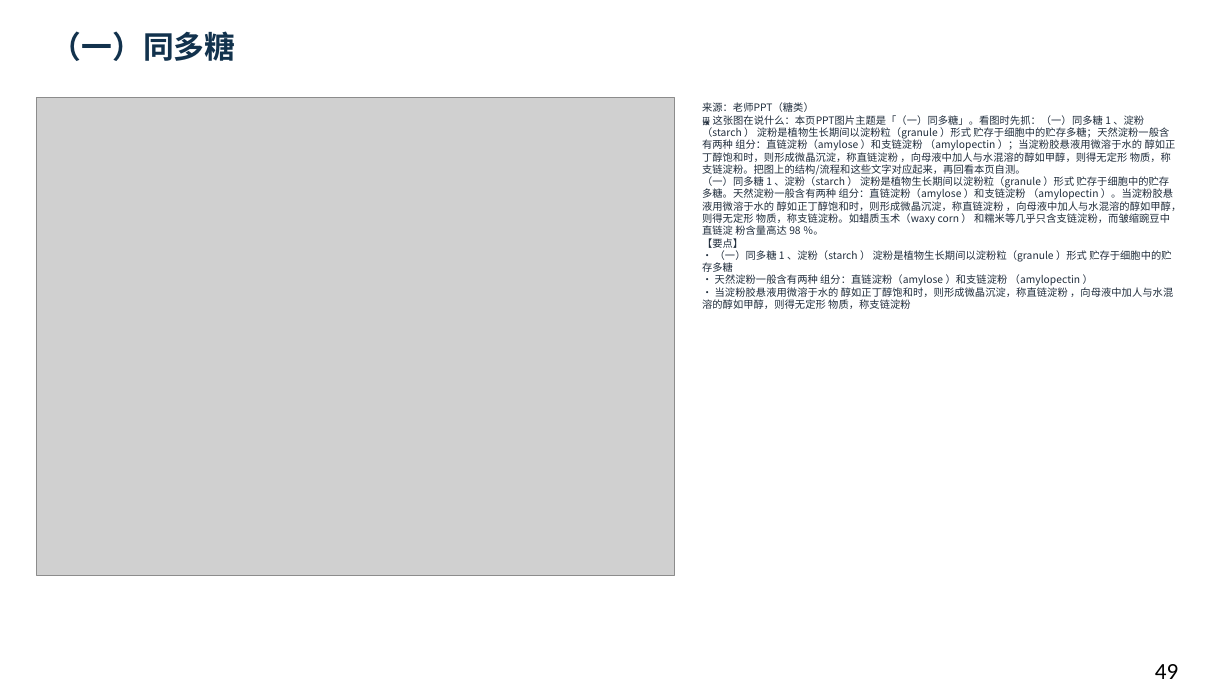
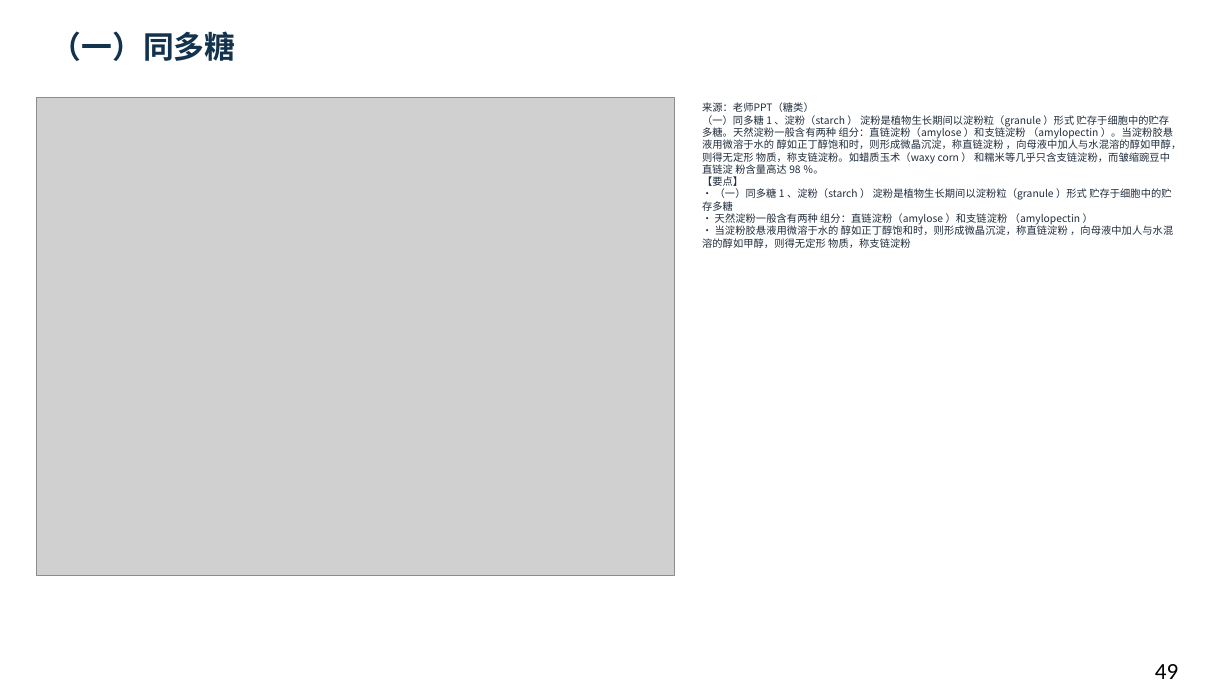
Before and after one commit to newkan-li/Biochemistry, a slide deck: slide 49 of downloads/bc09-ai-style.pptx. Drawn at 1232x693 pixels with LibreOffice and Linux fonts; fonts in the diff are those of the drawing; grey boxes stand for pictures. Boxes give left, top, right and bottom in pixels: in the first picture for what was removed or moved away, otherwise in the second. Text is boxed around its words. In the diff, an @@ line names an element or a change of style, - is before the commit and + after.

```diff
--- a/downloads/bc09-ai-style.pptx
+++ b/downloads/bc09-ai-style.pptx
@@ text at (702, 102, 1181, 248): text changed @@
-来源：老师PPT（糖类）
-🖼 这张图在说什么：本页PPT图片主题是「（一）同多糖」。看图时先抓：（一）同多糖 1 、淀粉（starch ） 淀粉是植物生长期间以淀粉粒（granule ）形式 贮存于细胞中的贮存多糖；天然淀粉一般含有两种 组分：直链淀粉（amylose ）和支链淀粉 （amylopectin ）；当淀粉胶悬液用微溶于水的 醇如正丁醇饱和时，则形成微晶沉淀，称直链淀粉 ，向母液中加人与水混溶的醇如甲醇，则得无定形 物质，称支链淀粉。把图上的结构/流程和这些文字对应起来，再回看本页自测。
-（一）同多糖 1 、淀粉（starch ） 淀粉是植物生长期间以淀粉粒（granule ）形式 贮存于细胞中的贮存多糖。天然淀粉一般含有两种 组分：直链淀粉（amylose ）和支链淀粉 （amylopectin ）。当淀粉胶悬液用微溶于水的 醇如正丁醇饱和时，则形成微晶沉淀，称直链淀粉 ，向母液中加人与水混溶的醇如甲醇，则得无定形 物质，称支链淀粉。如蜡质玉术（waxy corn ） 和糯米等几乎只含支链淀粉，而皱缩豌豆中直链淀 粉含量高达 98 ％。
-【要点】
-• （一）同多糖 1 、淀粉（starch ） 淀粉是植物生长期间以淀粉粒（granule ）形式 贮存于细胞中的贮存多糖
-• 天然淀粉一般含有两种 组分：直链淀粉（amylose ）和支链淀粉 （amylopectin ）
-• 当淀粉胶悬液用微溶于水的 醇如正丁醇饱和时，则形成微晶沉淀，称直链淀粉 ，向母液中加人与水混溶的醇如甲醇，则得无定形 物质，称支链淀粉
+来源：老师PPT（糖类）
+（一）同多糖 1 、淀粉（starch ） 淀粉是植物生长期间以淀粉粒（granule ）形式 贮存于细胞中的贮存多糖。天然淀粉一般含有两种 组分：直链淀粉（amylose ）和支链淀粉 （amylopectin ）。当淀粉胶悬液用微溶于水的 醇如正丁醇饱和时，则形成微晶沉淀，称直链淀粉 ，向母液中加人与水混溶的醇如甲醇，则得无定形 物质，称支链淀粉。如蜡质玉术（waxy corn ） 和糯米等几乎只含支链淀粉，而皱缩豌豆中直链淀 粉含量高达 98 ％。
+【要点】
+• （一）同多糖 1 、淀粉（starch ） 淀粉是植物生长期间以淀粉粒（granule ）形式 贮存于细胞中的贮存多糖
+• 天然淀粉一般含有两种 组分：直链淀粉（amylose ）和支链淀粉 （amylopectin ）
+• 当淀粉胶悬液用微溶于水的 醇如正丁醇饱和时，则形成微晶沉淀，称直链淀粉 ，向母液中加人与水混溶的醇如甲醇，则得无定形 物质，称支链淀粉
```
Also in this commit, not shown: 56 other slides changed, 20 other files.
